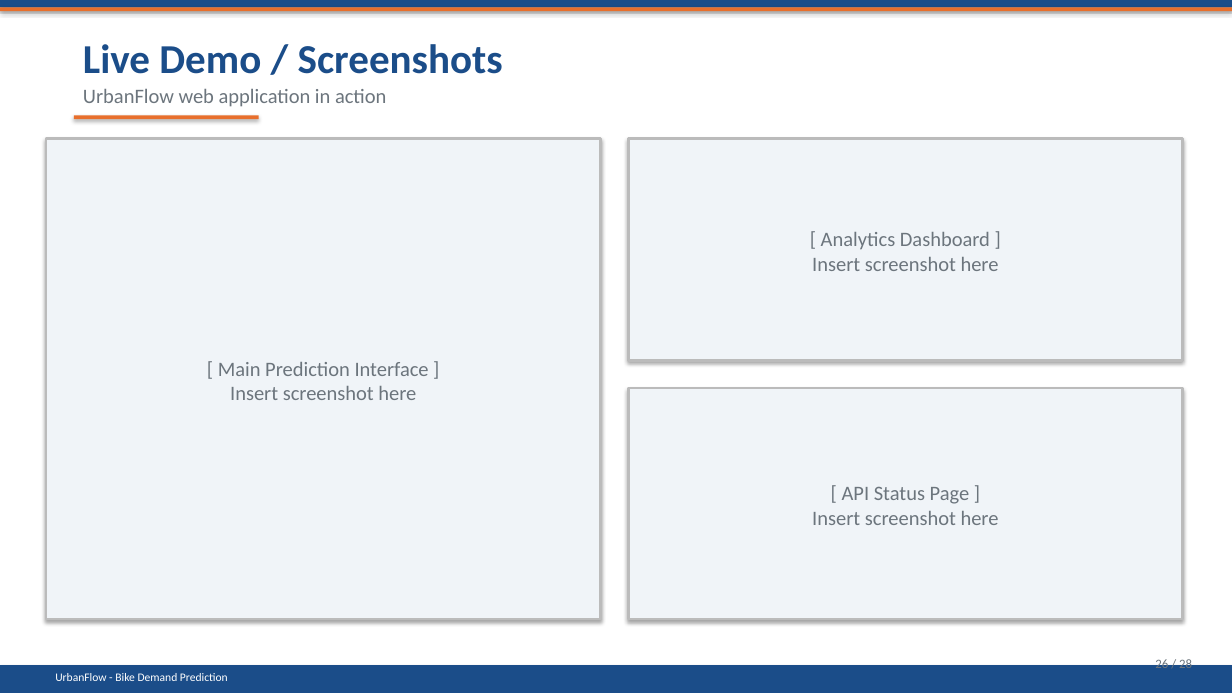
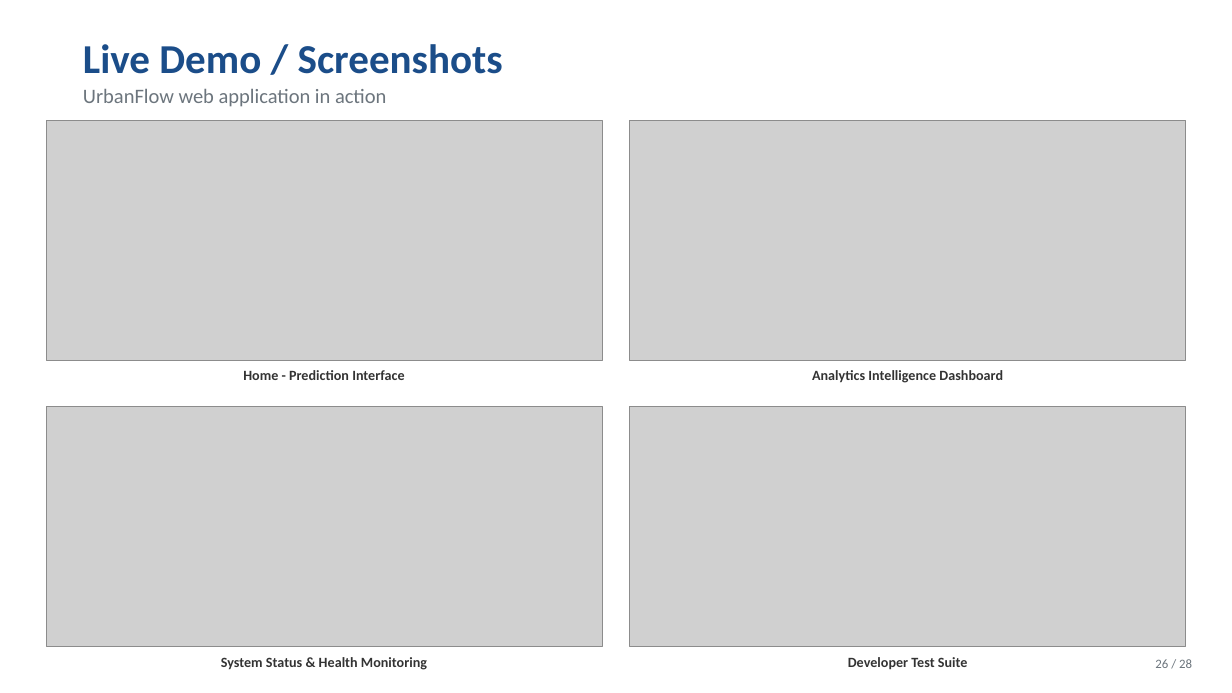
Before and after one commit to yousraelharchi2004/urban-bike-demand-prediction, a slide deck: slide 26 of Reports/PFE_Presentation_UrbanFlow.pptx. Drawn at 1232x693 pixels with LibreOffice and Linux fonts; fonts in the diff are those of the drawing; grey boxes stand for pictures. Boxes give left, top, right and bottom in pixels: in the first picture for what was removed or moved away, otherwise in the second. Text is boxed around its words. In the diff, an @@ line names an element or a change of style, - is before the commit and + after.

```diff
--- a/Reports/PFE_Presentation_UrbanFlow.pptx
+++ b/Reports/PFE_Presentation_UrbanFlow.pptx
@@ rectangle removed at bbox=[0, 0, 1232, 7] @@
@@ rectangle removed at bbox=[0, 7, 1232, 11] @@
@@ rectangle removed at bbox=[74, 116, 259, 119] @@
@@ rectangle removed at bbox=[46, 139, 601, 619] @@
@@ picture added at bbox=[46, 120, 603, 360] @@
@@ rectangle removed at bbox=[628, 139, 1183, 360] @@
@@ picture added at bbox=[630, 120, 1187, 360] @@
@@ text at bbox=[243, 370, 404, 380]: text changed; size 16 to 11 pt; text colour #6C757D to #333333; bold on @@
-[ Main Prediction Interface ]
-Insert screenshot here
+Home - Prediction Interface
@@ rectangle removed at bbox=[628, 388, 1183, 619] @@
@@ text at bbox=[812, 370, 1003, 383]: text changed; size 16 to 11 pt; text colour #6C757D to #333333; bold on @@
-[ Analytics Dashboard ]
-Insert screenshot here
+Analytics Intelligence Dashboard
@@ picture added at bbox=[46, 407, 603, 647] @@
@@ picture added at bbox=[630, 407, 1187, 647] @@
@@ text removed at bbox=[812, 487, 999, 525] @@
-[ API Status Page ]
-Insert screenshot here
@@ text added at bbox=[221, 657, 427, 670], 11 pt, text #333333, bold @@
+System Status & Health Monitoring
@@ text added at bbox=[848, 657, 968, 670], 11 pt, text #333333, bold @@
+Developer Test Suite
@@ rectangle removed at bbox=[0, 665, 1232, 693] @@
@@ text removed at bbox=[55, 673, 228, 681] @@
-UrbanFlow - Bike Demand Prediction
```
Also in this commit, not shown: 15 other files.
